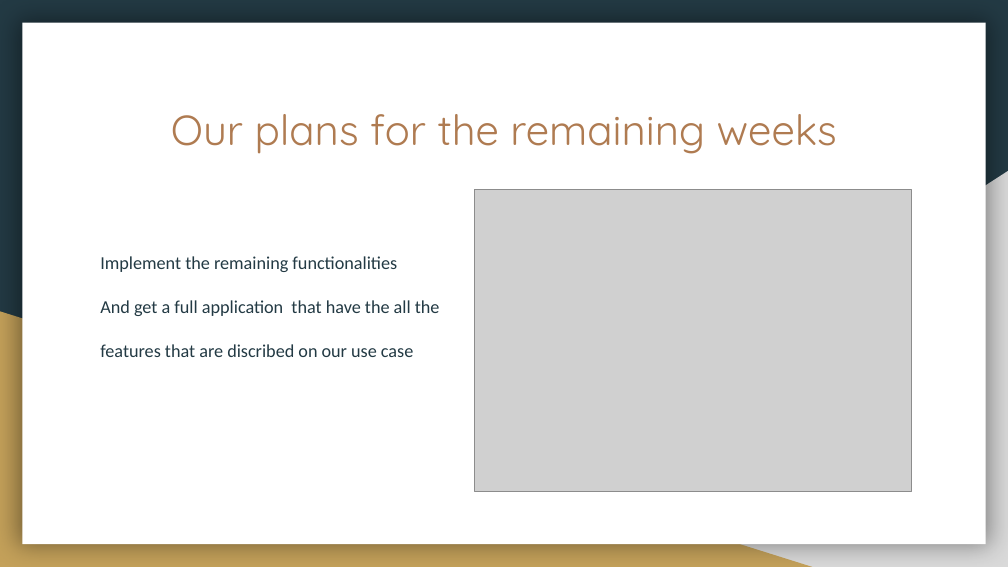
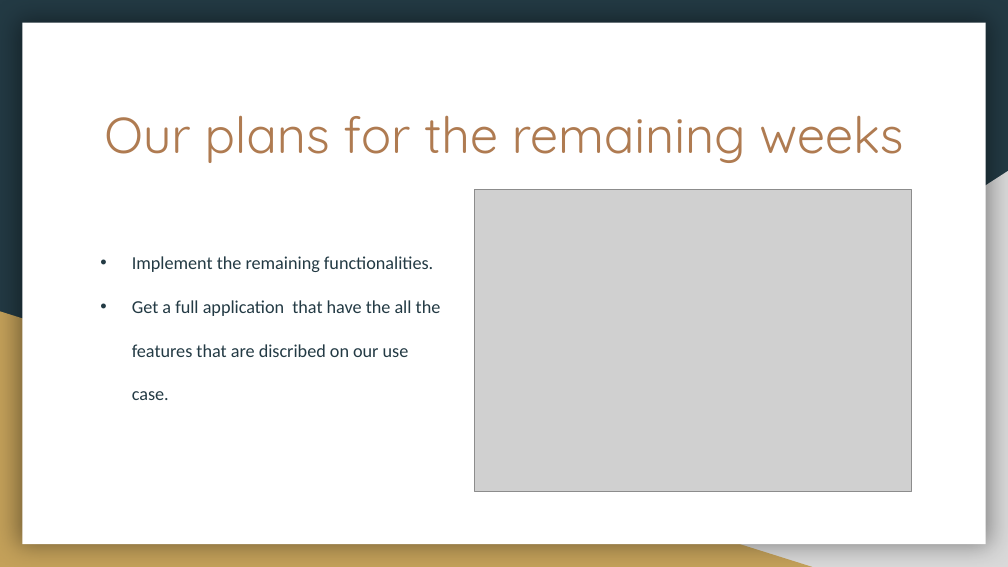
Before and after one commit to dholonakter/Csharp-Traffic-Simulation, a slide deck: slide 8 of First_version_of_the_presentation.pptx. Drawn at 1008x567 pixels with LibreOffice and Linux fonts; fonts in the diff are those of the drawing; grey boxes stand for pictures. Boxes give left, top, right and bottom in pixels: in the first picture for what was removed or moved away, otherwise in the second. Text is boxed around its words. In the diff, an @@ line names an element or a change of style, - is before the commit and + after.

```diff
--- a/First_version_of_the_presentation.pptx
+++ b/First_version_of_the_presentation.pptx
@@ title "Our plans for the remaining ..." at (104, 115, 903, 163): size 30 to 36 pt @@
@@ text at (132, 256, 441, 400): text changed @@
-Implement the remaining functionalities
-And get a full application that have the all the features that are discribed on our use case
+• Implement the remaining functionalities.
+• Get a full application that have the all the features that are discribed on our use case.
```
Also in this commit, not shown: 6 other slides changed, 10 other files.
